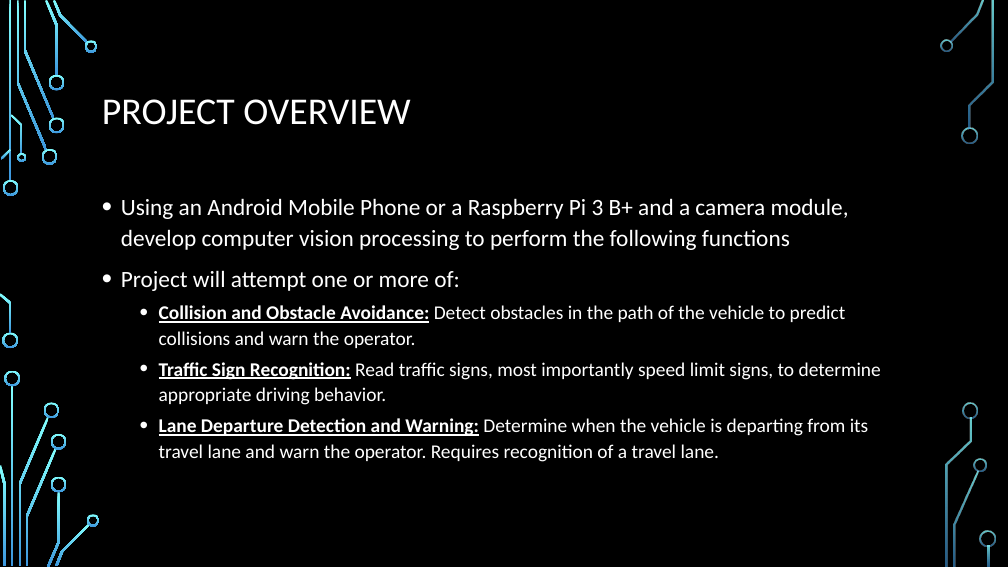
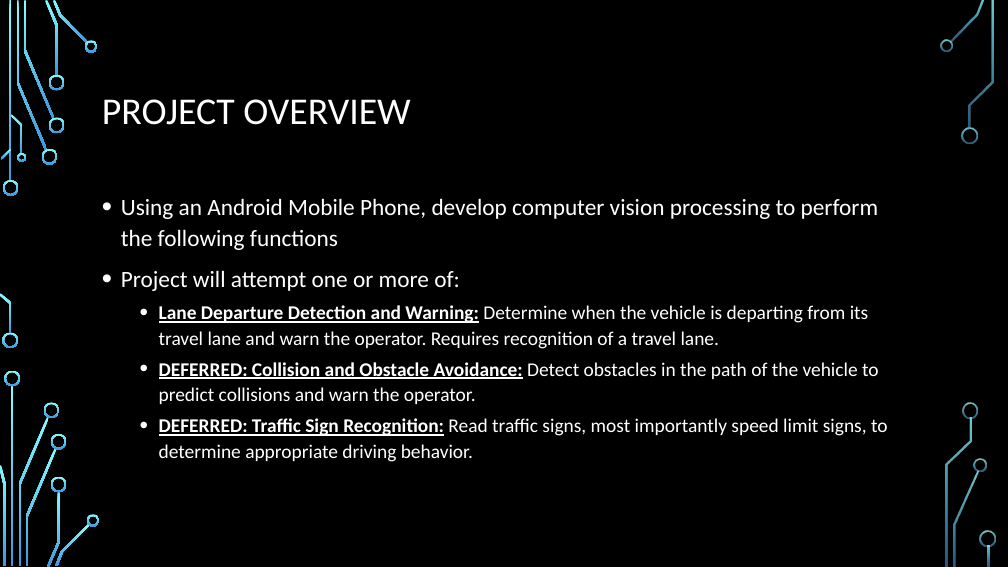
Before and after one commit to Scarabyte/SSW690-Project, a slide deck: slide 3 of docs/Presentations/Computer Vision Driving Aids Design Review.pptx. Drawn at 1008x567 pixels with LibreOffice and Linux fonts; fonts in the diff are those of the drawing; background and template pictures are left out. Boxes give left, top, right and bottom in pixels: in the first picture for what was removed or moved away, otherwise in the second. Text is boxed around its words. In the diff, an @@ line names an element or a change of style, - is before the commit and + after.

Commit message:
Changed wording to reflect current project scope.

```diff
--- a/docs/Presentations/Computer Vision Driving Aids Design Review.pptx
+++ b/docs/Presentations/Computer Vision Driving Aids Design Review.pptx
@@ text at <box>121,198,879,250</box>: text changed @@
-• Using an Android Mobile Phone or a Raspberry Pi 3 B+ and a camera module, develop computer vision processing to perform the following functions
+• Using an Android Mobile Phone, develop computer vision processing to perform the following functions
@@ text at <box>159,305,881,405</box>: paragraphs removed @@
-  • Collision and Obstacle Avoidance: Detect obstacles in the path of the vehicle to predict collisions and warn the operator.
-  • Traffic Sign Recognition: Read traffic signs, most importantly speed limit signs, to determine appropriate driving behavior.
@@ text at <box>159,362,888,462</box>: paragraphs added @@
+  • DEFERRED: Collision and Obstacle Avoidance: Detect obstacles in the path of the vehicle to predict collisions and warn the operator.
+  • DEFERRED: Traffic Sign Recognition: Read traffic signs, most importantly speed limit signs, to determine appropriate driving behavior.
```
Also in this commit, not shown: 6 other slides changed.
